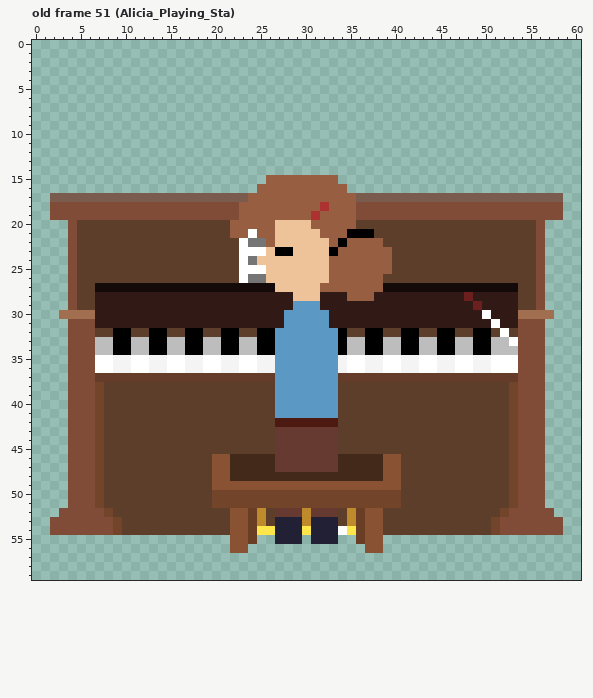
Pixel-art file: assets/objects/scene-1/piano.aseprite. Above is the file before it was changed.
61x60 pixels, 62 frames. Colours within 5 levels of each other are drawn and written as one. Shown: old frame 51 (Alicia_Playing_Sta). The commit also changed other frames, which this record leaves out.
The result:
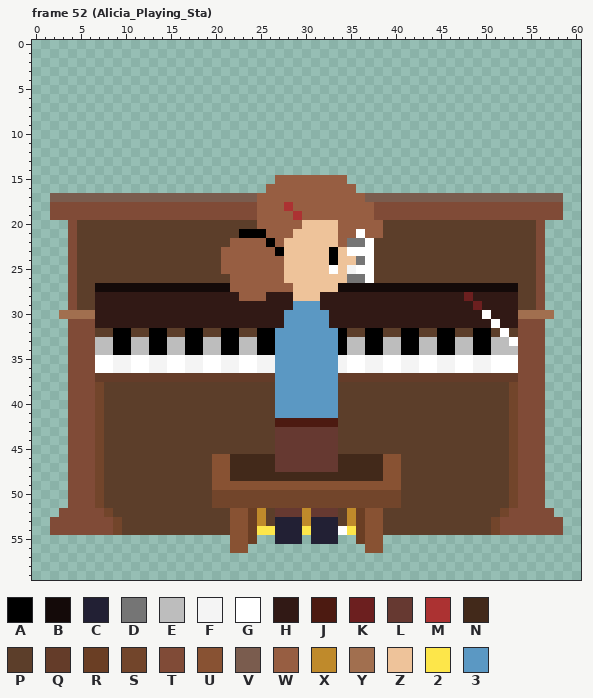
Palette (. is transparent): A #000000  B #140a09  C #222034  D #757575  E #bdbdbd  F #f4f4f4  G #ffffff  H #311915  J #4c1a11  K #6c1f1f  L #663931  M #ac3232  N #42291a  P #5c3e2a  Q #643c29  R #6a3e24  S #72452b  T #804b37  U #885233  V #7a5c4e  W #975e42  X #bf8a2b  Y #a16f4f  Z #eec39a  2 #fde64a  3 #5b98c3
Change:
frames 62 -> 70
--- frame 52 (Alicia_Playing_Sta) against old frame 51 (Alicia_Playing_Sta), layer "Alicia"
@@ x 19..41 @@
 14 .......................
-15 .......WWWWWWWW........
-16 ......WWWWWWWWWW.......
-17 VVVVVWWWWWWWWWWWWVVVVVV
-18 TTTTWWWWWWWWWMWWWTTTTTT
-19 TTTTWWWWWWWWMWWWWTTTTTT
-20 PPPWWWWWZZZZWWWWWPPPPPP
-21 PPPWWGWWZZZZZWWWAAAPPPP
-22 PPPPGDDWZZZZZZWAWWWWPPP
-23 PPPPGGGZAAZZZZAWWWWWWPP
-24 PPPPGDZZZZZZZZWWWWWWWPP
-25 PPPPGGGZZZZZZZWWWWWWWPP
-26 PPPPGDDZZZZZZZWWWWWWPPP
-27 BBBBBBBBZZZZZWWWWWWWBBB
-28 HHHHHHHHHHZZZHHHWWWHHHH
+15 ........WWWWWWWW.......
+16 .......WWWWWWWWWW......
+17 VVVVVVWWWWWWWWWWWWVVVVV
+18 TTTTTTWWWMWWWWWWWWWTTTT
+19 TTTTTTWWWWMWWWWWWWWTTTT
+20 PPPPPPWWWWWZZZZWWWWWPPP
+21 PPPPAAAWWWZZZZZWWGWWPPP
+22 PPPWWWWAWZZZZZZWDDGPPPP
+23 PPWWWWWWAZZZZZAZGGGPPPP
+24 PPWWWWWWWZZZZZAZZDGPPPP
+25 PPWWWWWWWZZZZZGZFGGPPPP
+26 PPPWWWWWWZZZZZZZDDGPPPP
+27 BBBWWWWWWWZZZZZBBBBBBBB
+28 HHHHWWWHHHZZZHHHHHHHHHH
 29 HHHHHHHHHH333HHHHHHHHHH
Where, in picture pixels (left, top, right, bottom), the same in both pictures:
changed: (221, 175, 392, 301)
